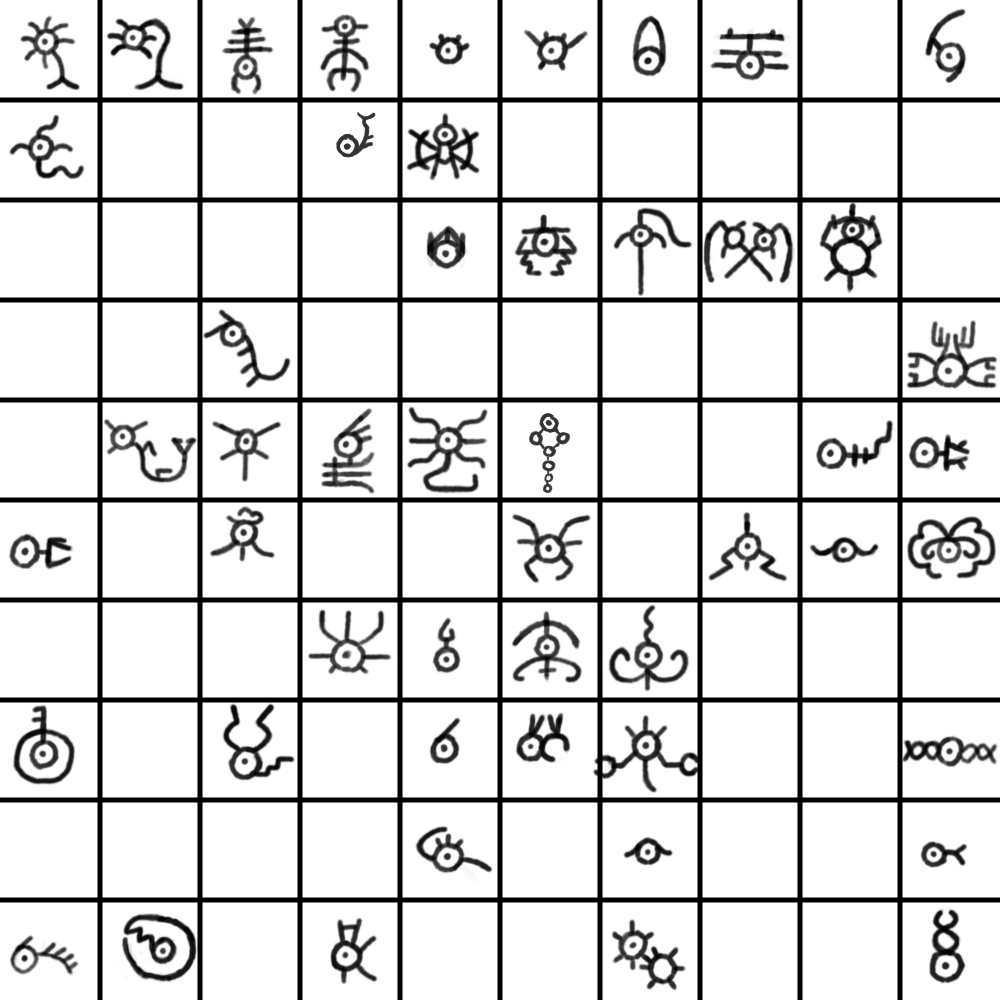
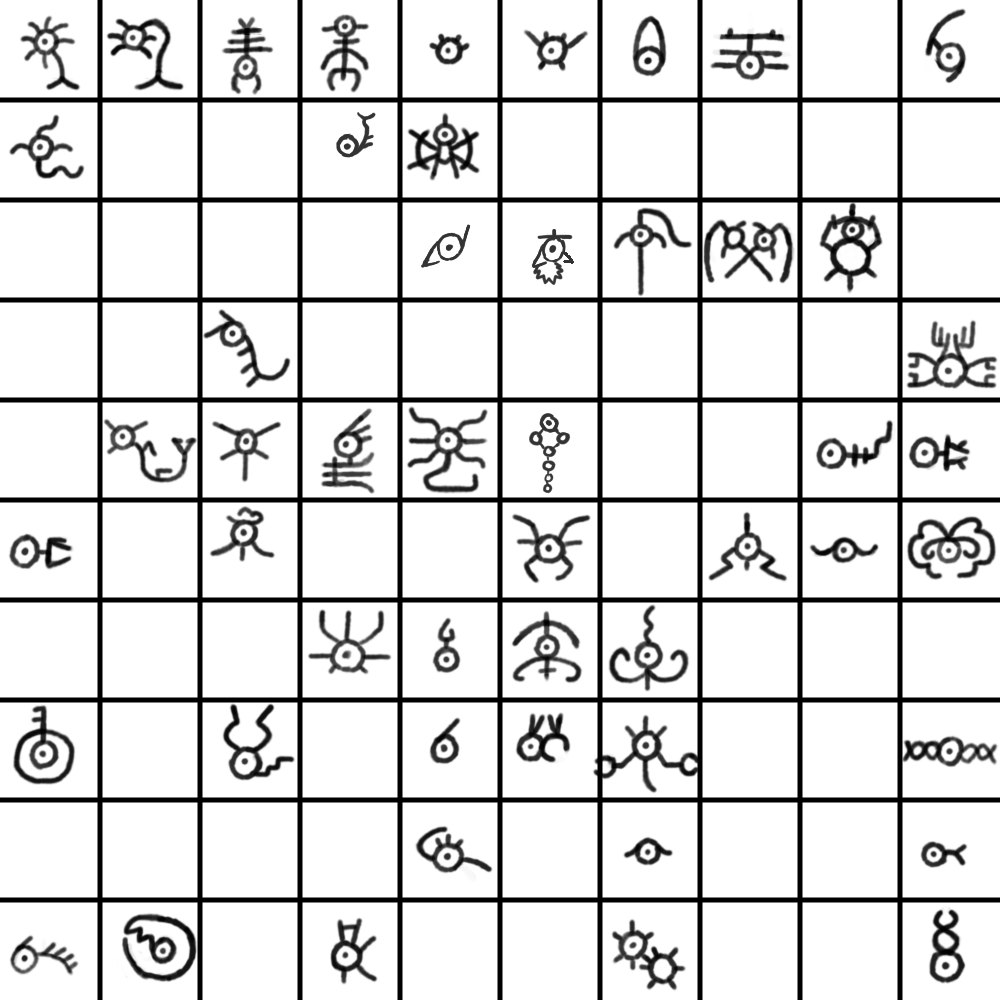
Comparing the layer stacks of the two 1000x1000 images. Changes:
painted on "Paint Layer 1" over [421, 213, 579, 286]
